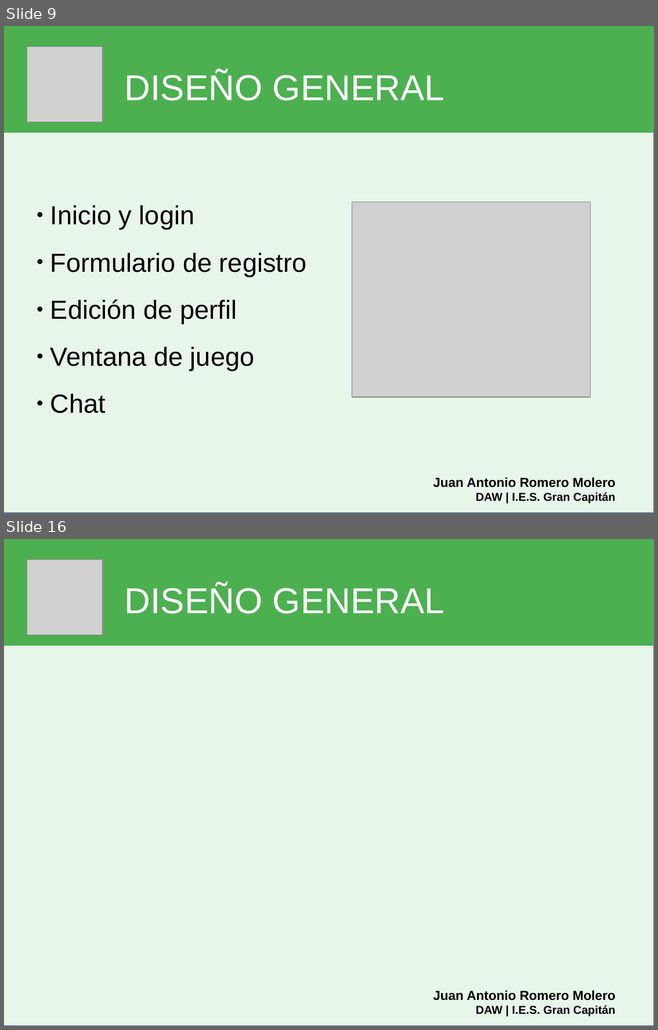
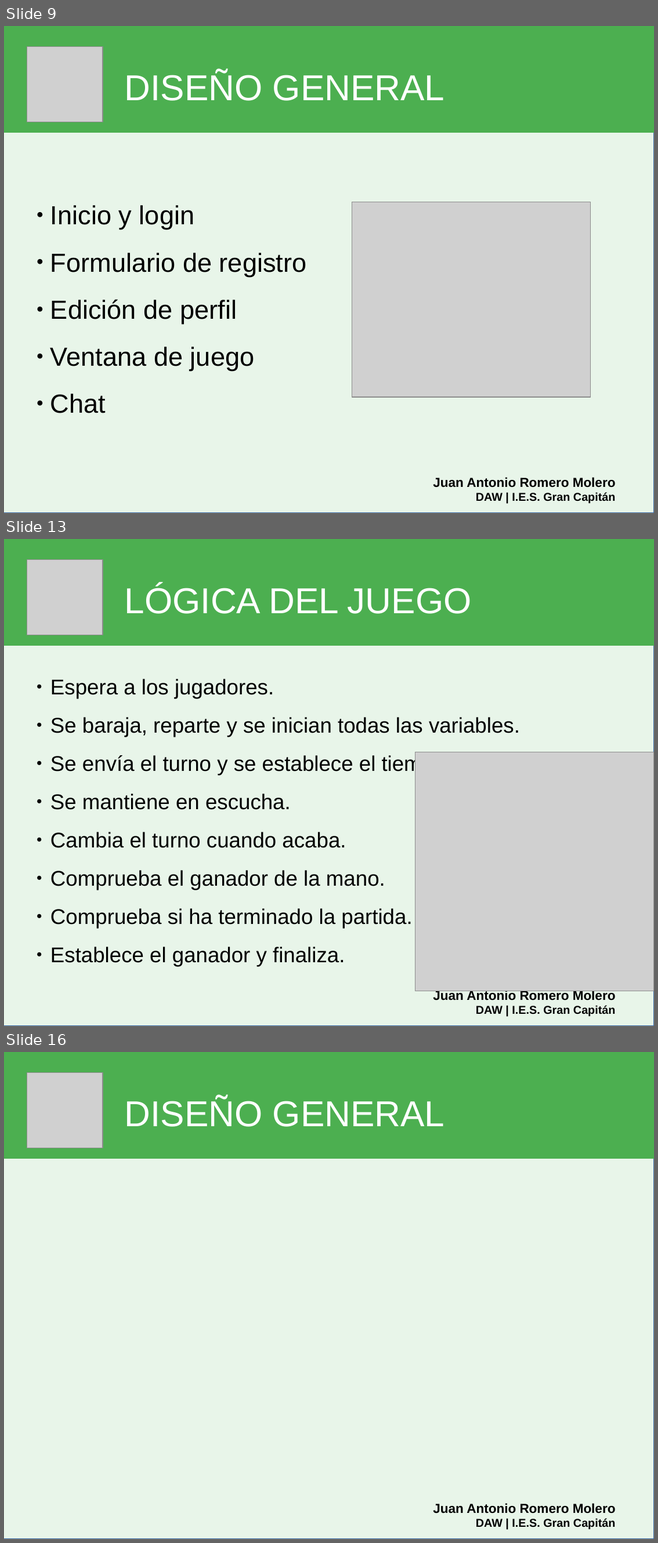
Before and after one commit to DptoInformaticaIESGranCapitan/JaRomero95-brisca-online, a slide deck: ppt/ppt.odp. Shown one above the other, each under a label of ours: slides 9 and 16 before the commit, slides 9, 13 and 16 after it; the slides between them are not shown. The pictures are 658x1030 and 658x1543 pixels, drawn with LibreOffice and Linux fonts; fonts in the diff are those of the drawing; grey boxes stand for pictures. Boxes give left, top, right and bottom in pixels: in the first picture for what was removed or moved away, otherwise in the second. Text is boxed around its words. In the diff, an @@ line names an element or a change of style, - is before the commit and + after.

```diff
--- a/ppt/ppt.odp
+++ b/ppt/ppt.odp
@@ slide 13 added at <box>4,539,654,1026</box>, background #FFFFFF; not listed: 2 template elements that a slide beside it also shows @@
@@ picture added at <box>27,560,103,635</box> @@
@@ title added at <box>125,584,471,614</box>, 44 pt, text #FFFFFF @@
+LÓGICA DEL JUEGO
@@ subtitle added at <box>50,679,520,966</box>, 26 pt, text #000000 @@
+● Espera a los jugadores.
+● Se baraja, reparte y se inician todas las variables.
+● Se envía el turno y se establece el tiempo.
+● Se mantiene en escucha.
+● Cambia el turno cuando acaba.
+● Comprueba el ganador de la mano.
+● Comprueba si ha terminado la partida.
+● Establece el ganador y finaliza.
@@ picture added at <box>415,752,654,991</box> @@
@@ text added at <box>433,991,615,1016</box>, 16 pt, text #000000, bold @@
+Juan Antonio Romero Molero
+DAW | I.E.S. Gran Capitán
```
Also in this commit, not shown: 4 slides changed, 1 other slide added.
